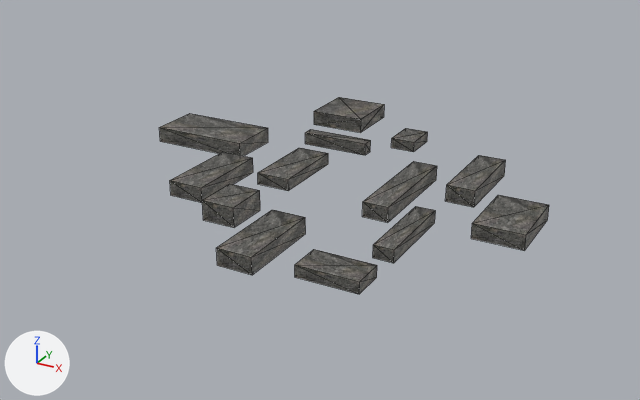
The glTF model COD-Lite/resources/NPC/Obstacle.glb: old version first, new version second.
Camera for both pictures: a camera (50 mm lens) standing at (12.4, -25.8, 12.1) and looking at (-1.4, -0.8, -0.4). Arrows for +X, +Y and +Z are at lower left; the lights stay in place. Mesh edges are drawn as thin lines. Vertices at the same position are counted once.
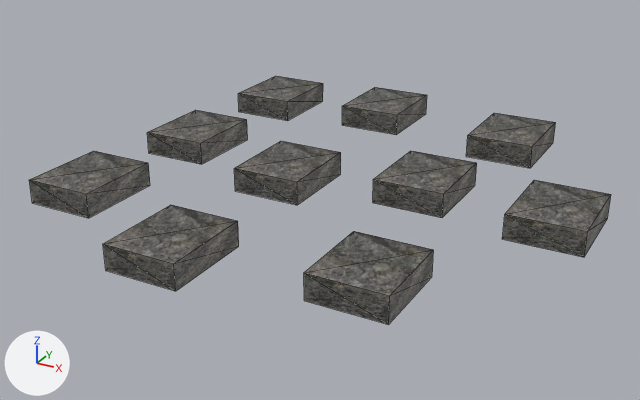
Where the newer file only moved an object's origin or applied its transform, the numbers keep the older frame.

Changed parts and their boxes (x1, y1, x2, y2) in the pictures (640 x 400 px):
'Cube.002', mesh rescaled (72% wider, 53% taller): before (362, 161, 437, 222); after (304, 231, 434, 325)
'Cube.009', recoloured, mesh rescaled (132% wider, 93% taller): before (202, 184, 260, 228); after (103, 205, 239, 291)
'Cube.008', recoloured, mesh rescaled (77% taller): before (159, 113, 268, 156); after (502, 180, 611, 257)
'Cube.005', recoloured, mesh rescaled (45% wider, 31% taller): before (170, 152, 253, 203); after (29, 151, 150, 218)
'Cube.004', mesh rescaled (77% wider, 23% taller): before (446, 155, 506, 207); after (234, 141, 341, 205)
'Cube.006', recoloured, mesh rescaled (30% shorter): before (216, 210, 306, 275); after (238, 76, 323, 121)
'Cube.001', reshaped (176% wider, 172% taller): before (391, 128, 428, 152); after (373, 151, 477, 218)
'Cube.003', mesh rescaled (62% wider): before (373, 206, 435, 263); after (147, 110, 248, 164)
'Cube', moved, rescaled (21% wider, 11% taller): before (258, 148, 328, 191); after (342, 87, 427, 135)
'Cube.007', recoloured, mesh rescaled (36% wider, 107% taller): before (305, 129, 371, 155); after (466, 113, 556, 168)
'Cube.010', deleted: before (471, 195, 549, 251)
'Cube.011', deleted: before (295, 249, 377, 294)
'Cube.012', deleted: before (314, 97, 384, 133)

Diff of the bpy script that builds the scene:
```diff
--- a/COD-Lite/resources/NPC/Obstacle.glb.py
+++ b/COD-Lite/resources/NPC/Obstacle.glb.py
@@ me_cube_002 @@
 me_cube_002.from_pydata(...)  # 8 vertices, 12 faces; spans x -0.46..0.46, y -2.07..2.07, z -0.27..0.27
+# me_cube_002 part 2: the whole mesh is scaled about its middle by (2.75, 0.711, 1.6), then moved by (1.82, -6.22, 0.16)
 me_cube_002.materials.append(mat_rockmaterial)
@@ me_cube_003 @@
 me_cube_003.from_pydata(...)  # 8 vertices, 12 faces; spans x -0.34..0.34, y -1.59..1.59, z -0.22..0.22
+# me_cube_003 part 3: the whole mesh is scaled about its middle by (3.69, 0.989, 1.96), then moved by (-10.52, 3.78, 0.2)
 me_cube_003.materials.append(mat_rockmaterial)
@@ me_cube_004 @@
 me_cube_004.from_pydata(...)  # 8 vertices, 12 faces; spans x -0.51..0.51, y -1.61..1.61, z -0.3..0.3
+# me_cube_004 part 4: the whole mesh is scaled about its middle by (2.48, 0.975, 1.41), then moved by (-6.02, -2.7, 0.11)
 me_cube_004.materials.append(mat_rockmaterial)
@@ me_cube_005 @@
 me_cube_005.from_pydata(...)  # 8 vertices, 12 faces; spans x -0.66..0.66, y -1.59..1.59, z -0.28..0.28
-me_cube_005.materials.append(mat_rockmaterial)  # picture img_rock
+# me_cube_005 part 5: the whole mesh is scaled about its middle by (1.9, 0.99, 1.54), then moved by (-3.12, -2.77, 0.13)
+me_cube_005.materials.append(mat_rockmaterial_005)  # picture img_rock
@@ me_cube_006 @@
 me_cube_006.from_pydata(...)  # 8 vertices, 12 faces; spans x -0.6..0.6, y -1.54..1.54, z -0.29..0.29
-me_cube_006.materials.append(mat_rockmaterial)  # picture img_rock
+# me_cube_006 part 6: the whole mesh is scaled about its middle by (2.09, 1.02, 1.5), then moved by (-6.82, 12.41, 0.13)
+me_cube_006.materials.append(mat_rockmaterial_006)  # picture img_rock
@@ me_cube_007 @@
 me_cube_007.from_pydata(...)  # 8 vertices, 12 faces; spans x -1.32..1.32, y -0.23..0.23, z -0.24..0.24
-me_cube_007.materials.append(mat_rockmaterial)  # picture img_rock
+# me_cube_007 part 7: the whole mesh is scaled about its middle by (0.95, 6.83, 1.78), then moved by (6.01, 3.11, 0.18)
+me_cube_007.materials.append(mat_rockmaterial_007)  # picture img_rock
@@ me_cube_008 @@
 me_cube_008.from_pydata(...)  # 8 vertices, 12 faces; spans x -1.92..1.92, y -1.01..1.01, z -0.3..0.3
-me_cube_008.materials.append(mat_rockmaterial)  # picture img_rock
+# me_cube_008 part 8: the whole mesh is scaled about its middle by (0.654, 1.56, 1.42), then moved by (14.14, -1.4, 0.12)
+me_cube_008.materials.append(mat_rockmaterial_008)  # picture img_rock
@@ me_cube_009 @@
 me_cube_009.from_pydata(...)  # 8 vertices, 12 faces; spans x -0.475..0.475, y -0.679..0.679, z -0.204..0.204
-me_cube_009.vertices[0].co = (-0.475, -0.679, -0.204)  # pixel (391, 147)
-me_cube_009.vertices[1].co = (-0.475, -0.679, 0.204)  # pixel (391, 138)
-me_cube_009.vertices[2].co = (-0.475, 0.679, -0.204)
-me_cube_009.vertices[3].co = (-0.475, 0.679, 0.204)  # pixel (405, 128)
-me_cube_009.vertices[4].co = (0.475, -0.679, -0.204)  # pixel (413, 151)
-me_cube_009.vertices[5].co = (0.475, -0.679, 0.204)  # pixel (414, 142)
-me_cube_009.vertices[6].co = (0.475, 0.679, -0.204)  # pixel (427, 141)
-me_cube_009.vertices[7].co = (0.475, 0.679, 0.204)  # pixel (427, 131)
+# me_cube_009 part 1
+me_cube_009.vertices[0].co = (1.2, -5.845, -0.211)  # pixel (372, 202)
+me_cube_009.vertices[1].co = (1.2, -5.845, 0.644)  # pixel (373, 179)
+me_cube_009.vertices[2].co = (1.2, -2.704, -0.211)
+me_cube_009.vertices[3].co = (1.2, -2.704, 0.644)  # pixel (410, 150)
+me_cube_009.vertices[4].co = (3.705, -5.845, -0.211)  # pixel (442, 217)
+me_cube_009.vertices[5].co = (3.705, -5.845, 0.644)  # pixel (443, 193)
+me_cube_009.vertices[6].co = (3.705, -2.704, -0.211)  # pixel (475, 185)
+me_cube_009.vertices[7].co = (3.705, -2.704, 0.644)  # pixel (476, 162)
 me_cube_009.materials.append(mat_rockmaterial)
@@ me_cube_011 @@
 me_cube_011.from_pydata(...)  # 8 vertices, 12 faces; spans x -0.6..0.6, y -0.78..0.78, z -0.35..0.35
-me_cube_011.materials.append(mat_rockmaterial)  # picture img_rock
+# me_cube_011 part 9: the whole mesh is scaled about its middle by (2.09, 2.01, 1.22), then moved by (0.2, -3.36, 0.06)
+me_cube_011.materials.append(mat_rockmaterial_009)  # picture img_rock
@@ ob_cube @@
 ob_cube = bpy.data.objects.new('Cube', me_cube_010)
-ob_cube.location = (-2.91, 0.05, 0.21)
+ob_cube.location = (-2.67, 7.33, 0.41)
+ob_cube.scale = (2.0, 1.07, 2.0)
@@ ob_cube_010 @@
-ob_cube_010 = bpy.data.objects.new('Cube.010', me_cube_012)
@@ ob_cube_011 @@
-ob_cube_011 = bpy.data.objects.new('Cube.011', me_cube_013)
@@ ob_cube_012 @@
-ob_cube_012 = bpy.data.objects.new('Cube.012', me_cube_014)
```
